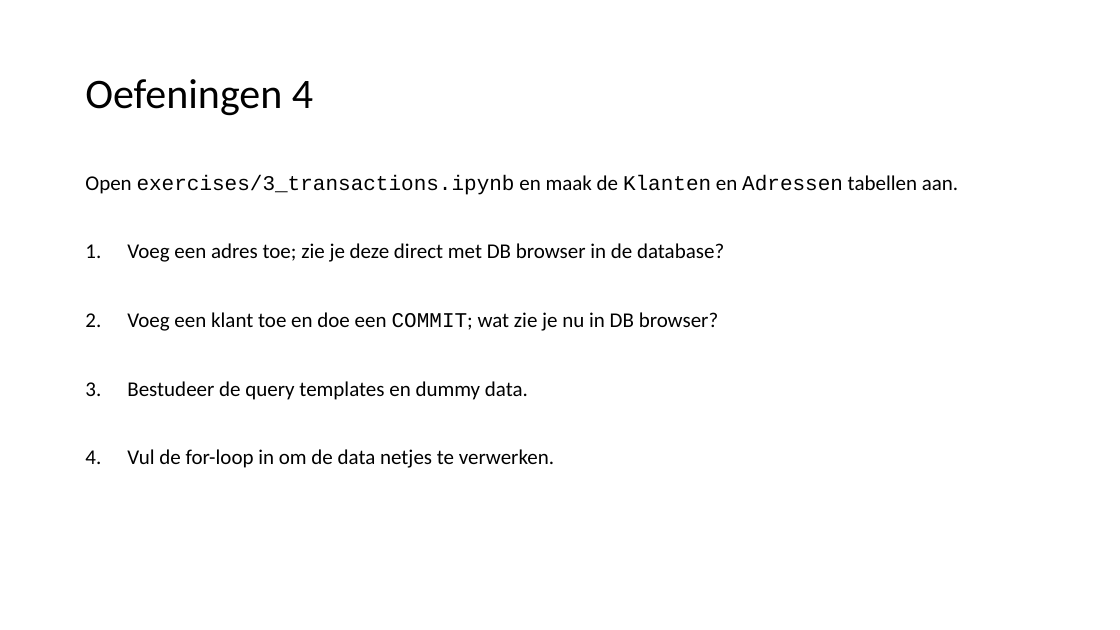
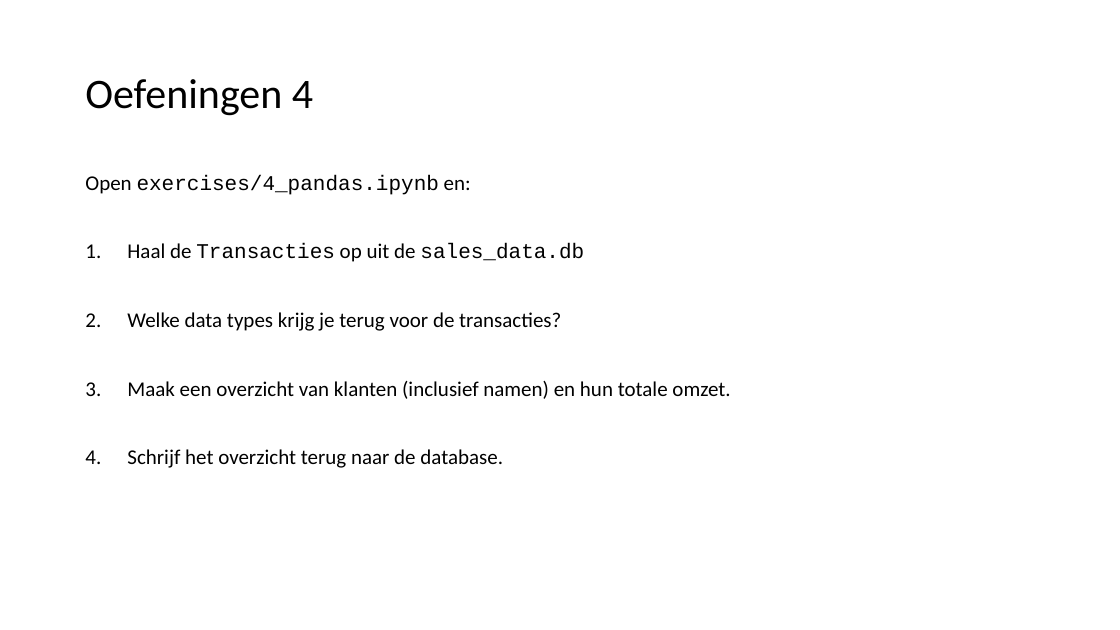
Before and after one commit to LFKoning/knowledge-sharing, a slide deck: slide 48 of sql_course/3_python/3_python.pptx (slide 47 before the commit). Drawn at 1120x630 pixels with LibreOffice and Linux fonts; fonts in the diff are those of the drawing. Boxes give left, top, right and bottom in pixels: in the first picture for what was removed or moved away, otherwise in the second. Text is boxed around its words. In the diff, an @@ line names an element or a change of style, - is before the commit and + after.

```diff
--- a/sql_course/3_python/3_python.pptx
+++ b/sql_course/3_python/3_python.pptx
@@ text at (85, 175, 730, 468): text changed @@
-Open exercises/3_transactions.ipynb en maak de Klanten en Adressen tabellen aan.
-1. Voeg een adres toe; zie je deze direct met DB browser in de database?
-2. Voeg een klant toe en doe een COMMIT; wat zie je nu in DB browser?
-3. Bestudeer de query templates en dummy data.
-4. Vul de for-loop in om de data netjes te verwerken.
+Open exercises/4_pandas.ipynb en:
+1. Haal de Transacties op uit de sales_data.db
+2. Welke data types krijg je terug voor de transacties?
+3. Maak een overzicht van klanten (inclusief namen) en hun totale omzet.
+4. Schrijf het overzicht terug naar de database.
```
Also in this commit, not shown: 23 other slides changed, 5 slides added, 1 slide removed, 11 other files.
